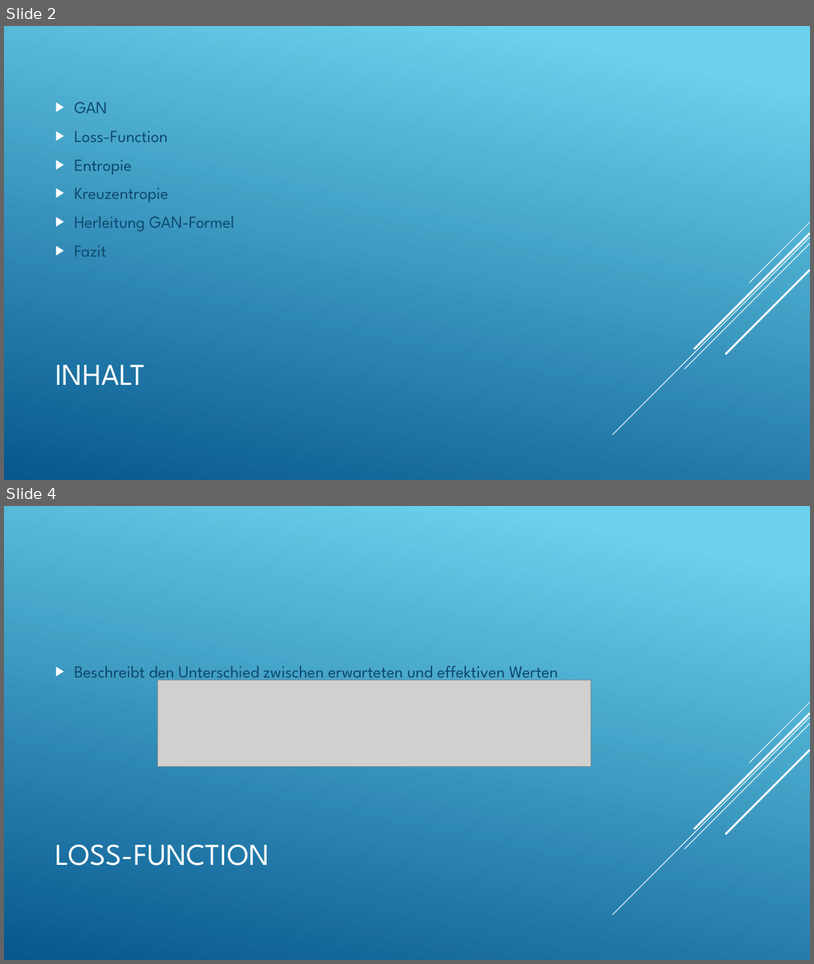
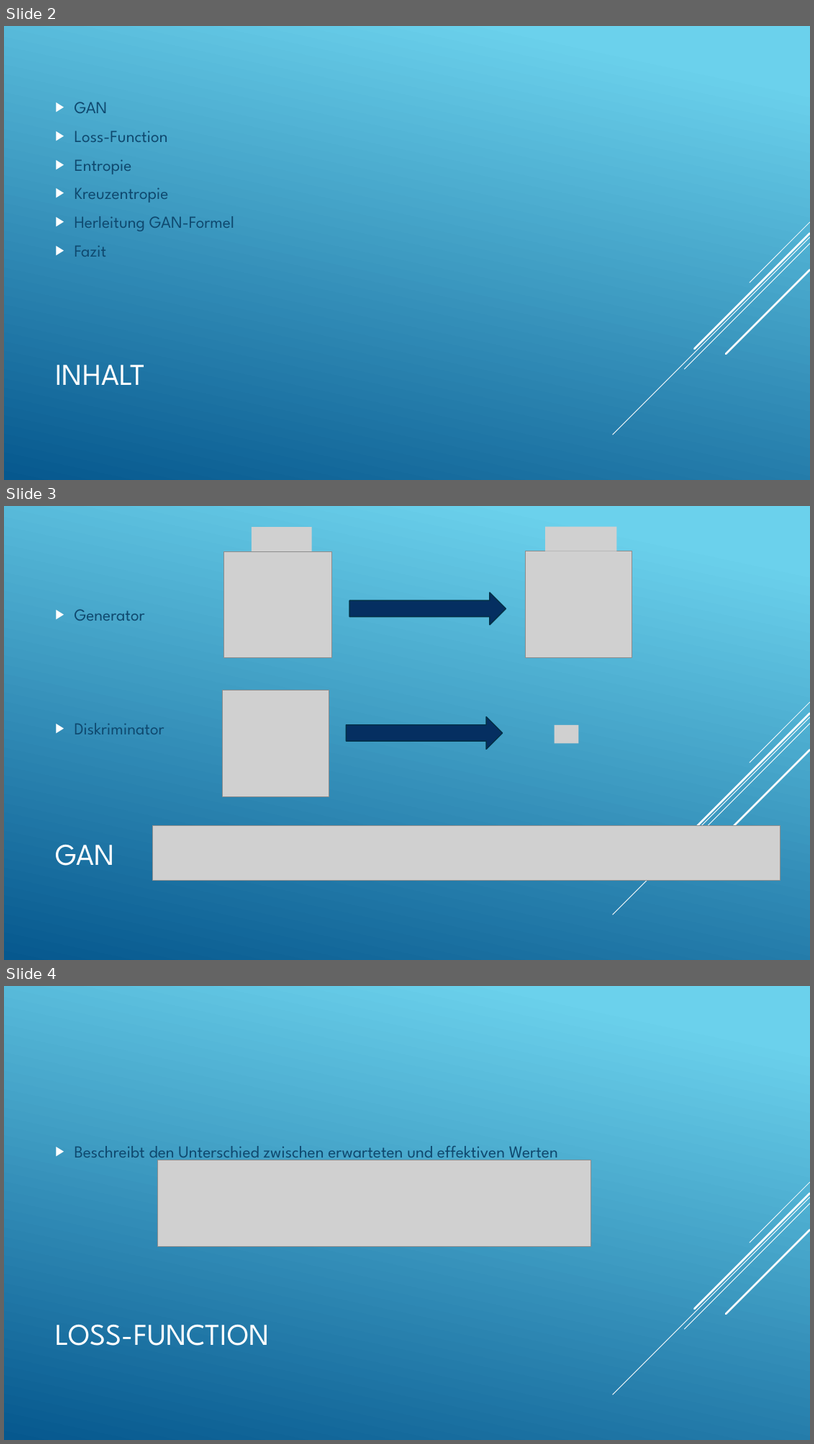
Before and after one commit to LucaRitz/informatik_seminar_gan, a slide deck: GAN.pptx. Shown one above the other, each under a label of ours: slides 2 and 4 before the commit, slides 2, 3 and 4 after it; the slides between them are not shown. The pictures are 814x964 and 814x1444 pixels, drawn with LibreOffice and Linux fonts; fonts in the diff are those of the drawing; grey boxes stand for pictures. Boxes give left, top, right and bottom in pixels: in the first picture for what was removed or moved away, otherwise in the second. Text is boxed around its words. In the diff, an @@ line names an element or a change of style, - is before the commit and + after.

```diff
--- a/GAN.pptx
+++ b/GAN.pptx
@@ slide 3 added at (x1=4, y1=506, x2=810, y2=960), background gradient #6ED2EB to #06588E; not listed: 5 template elements that a slide beside it also shows @@
@@ picture added at (x1=252, y1=527, x2=312, y2=551) @@
@@ picture added at (x1=545, y1=527, x2=617, y2=551) @@
@@ picture added at (x1=224, y1=551, x2=332, y2=658) @@
@@ picture added at (x1=526, y1=551, x2=633, y2=658) @@
@@ text added at (x1=75, y1=609, x2=165, y2=734), 20 pt, text #0F496F @@
+▶ Generator
+▶ Diskriminator
@@ right arrow added at (x1=350, y1=592, x2=507, y2=625), fill #052F61, outline #043148 1.25 pt @@
@@ picture added at (x1=223, y1=690, x2=329, y2=796) @@
@@ right arrow added at (x1=347, y1=716, x2=503, y2=749), fill #052F61, outline #043148 1.25 pt @@
@@ picture added at (x1=555, y1=725, x2=579, y2=743) @@
@@ picture added at (x1=153, y1=826, x2=782, y2=880) @@
@@ title added at (x1=55, y1=844, x2=114, y2=865), 36 pt, text #FFFFFF @@
+GAN
```
Also in this commit, not shown: 2 slides changed, 1 slide removed, 3 other files.
